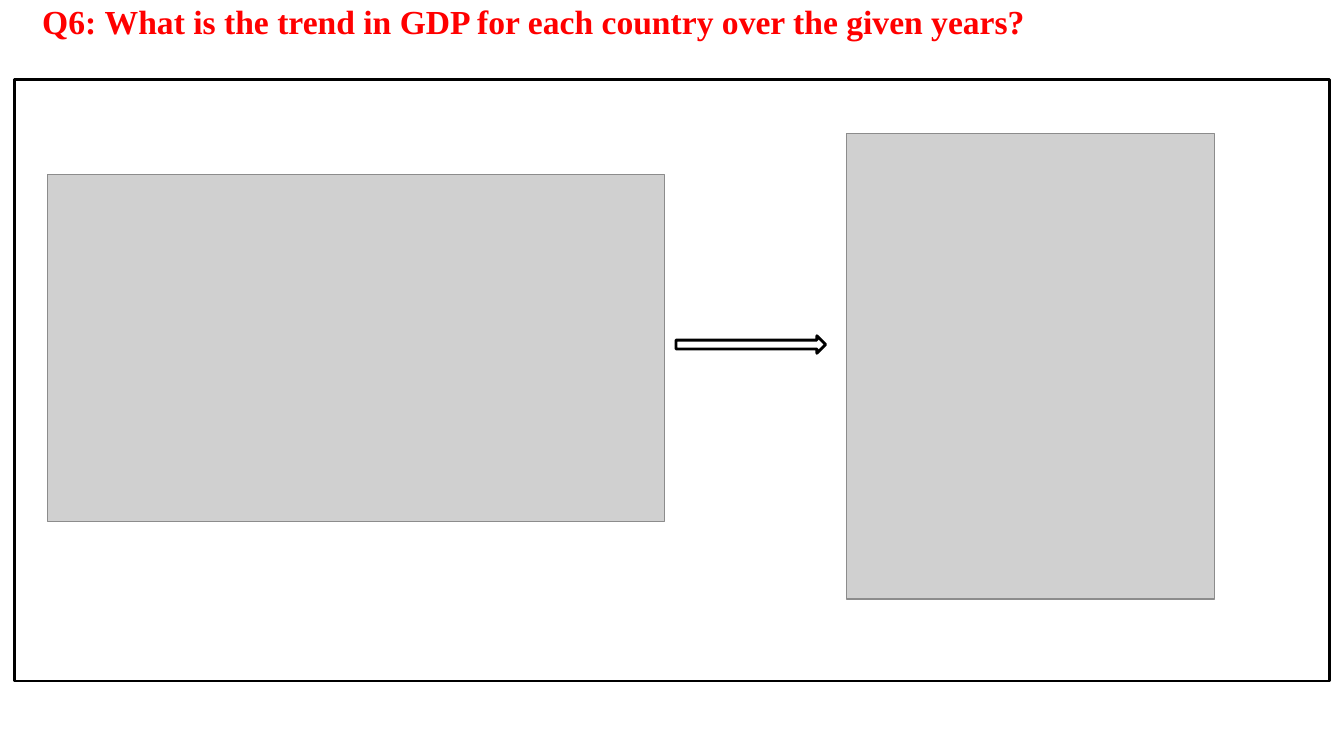
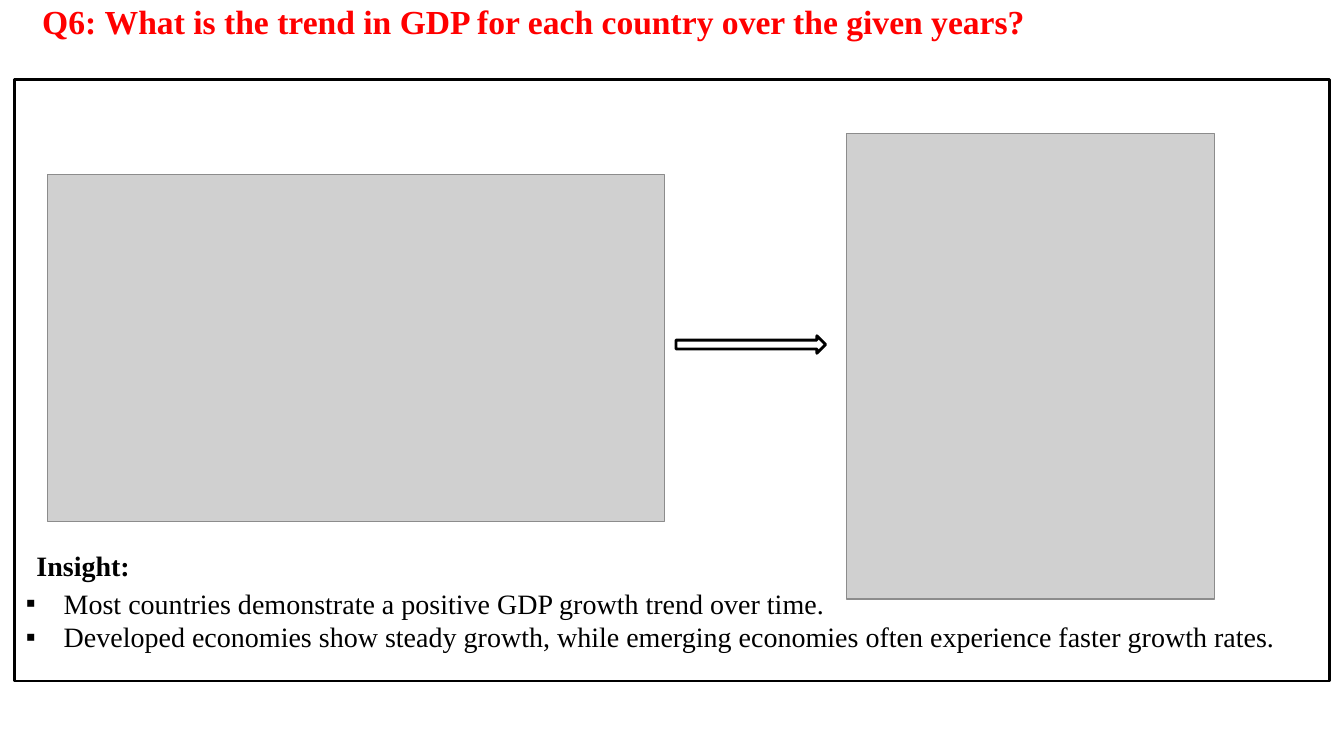
Before and after one commit to ShivaniGundla/SQL_Project, a slide deck: slide 13 of presentation/SQL_Project_Shivani_Gundla.pptx (slide 12 before the commit). Drawn at 1344x756 pixels with LibreOffice and Linux fonts; fonts in the diff are those of the drawing; grey boxes stand for pictures; background and template pictures are left out. Boxes give left, top, right and bottom in pixels: in the first picture for what was removed or moved away, otherwise in the second. Text is boxed around its words. In the diff, an @@ line names an element or a change of style, - is before the commit and + after.

```diff
--- a/presentation/SQL_Project_Shivani_Gundla.pptx
+++ b/presentation/SQL_Project_Shivani_Gundla.pptx
@@ text added at [36, 556, 129, 581], 20 pt, text #000000, bold @@
+Insight:
@@ text added at [64, 594, 1274, 653], 20 pt, text #000000 @@
+▪ Most countries demonstrate a positive GDP growth trend over time.
+▪ Developed economies show steady growth, while emerging economies often experience faster growth rates.
```
Also in this commit, not shown: 16 other slides changed, 2 slides added, 2 slides removed.
